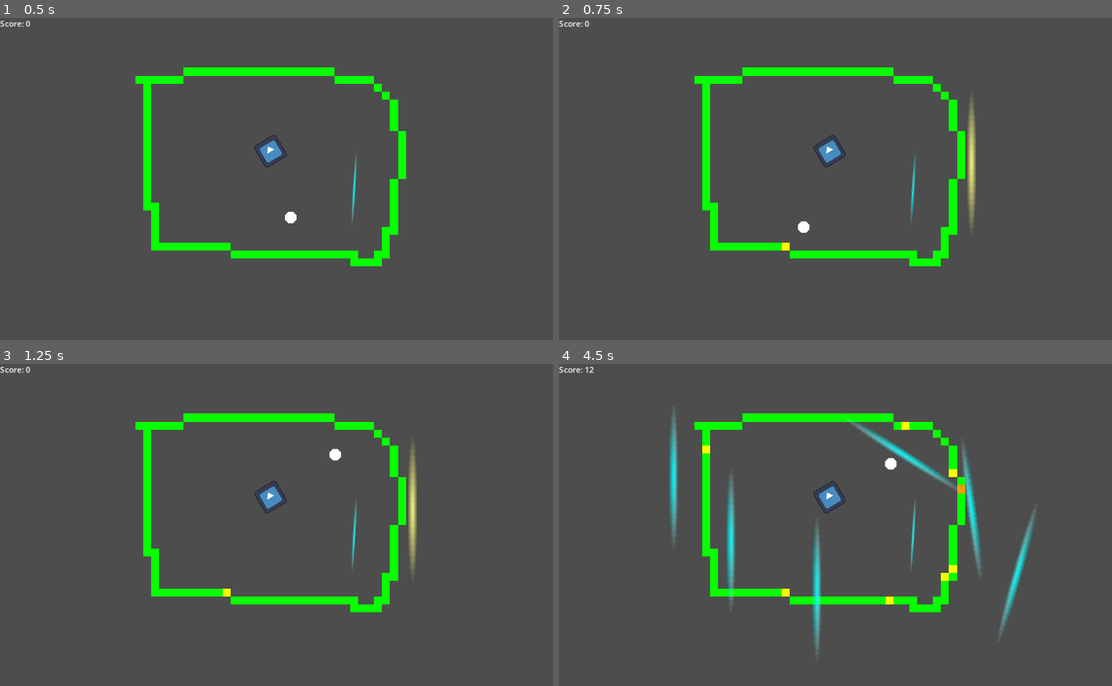
Above: before the commit, frames 1-4 (two rows, left to right).
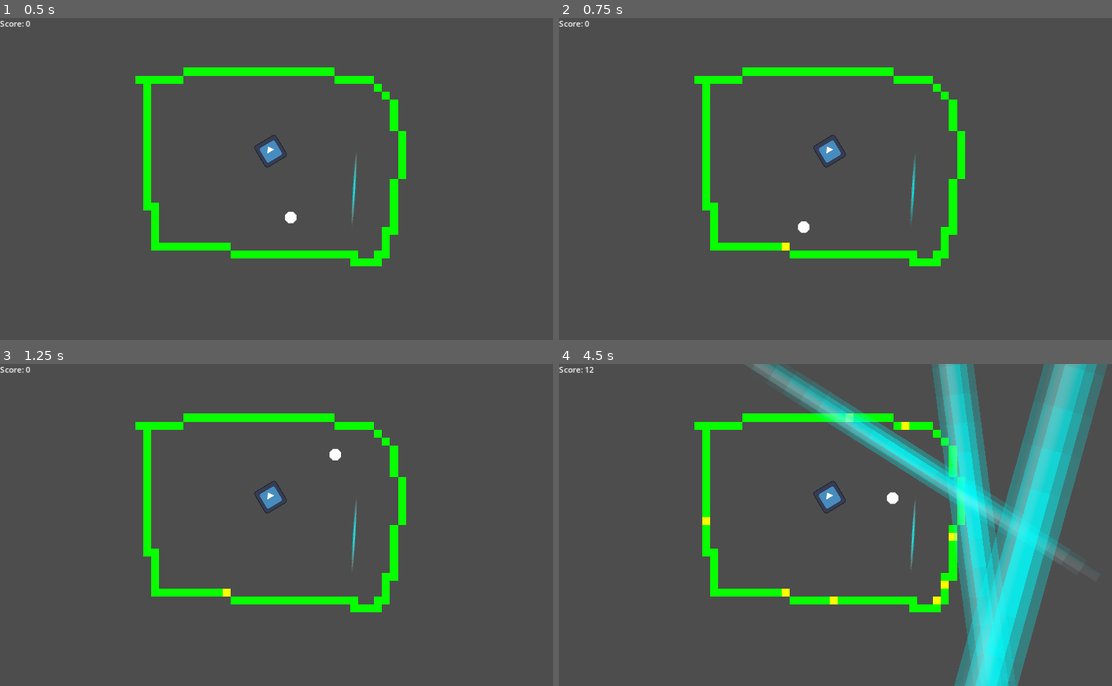
Above: after the commit, the same moments.

Repository: sparkworm/Jameplay2025
Game: Godot game, scene res://scenes/main.tscn
Two runs of this game, one before a commit and one after it. Both use one fixed random seed, a clock stepped at 60 frames per second and the inputs below. The engine's default icon, where the game draws it, is replaced by a stand-in: a white triangle on a blue panel in a dark square.
Inputs (mouse positions are in pixels of both pictures, inside the frame that each line leads up to):
- Up to frame 1 (0.5 s): no input
- Up to frame 2 (0.75 s): move the mouse to (973, 162) at 0.52 s; press the mouse at (973, 162) at 0.53 s
- Up to frame 3 (1.25 s): no input
- Up to frame 4 (4.5 s): move the mouse to (730, 541) at 1.27 s; release the mouse at (730, 541) at 1.28 s; right-click (730, 541) at 1.35 s; click (730, 541) at 1.55 s; move the mouse to (901, 454) at 2.02 s; press the mouse at (901, 454) at 2.03 s; move the mouse to (818, 589) at 2.77 s; release the mouse at (818, 589) at 2.78 s; click (818, 589) at 2.85 s; move the mouse to (1017, 573) at 3.52 s; press the mouse at (1017, 573) at 3.53 s; right-click (1017, 573) at 3.6 s; move the mouse to (675, 476) at 4.27 s; release the mouse at (675, 476) at 4.28 s; click (675, 476) at 4.35 s

Frame 1 is identical in both runs. In frame 2, 0.5% of the frame differs, in the area x 73-76%, y 24-66%; in frame 3, 0.5%; in frame 4, 22%, in the area x 19-100%, y 0-100%.

Commit message:
Added barrier scaling logic

Diff:
--- a/scenes/parent/level.gd
+++ b/scenes/parent/level.gd
@@ -3,6 +3,7 @@
 extends GameScene
 
 @export var barrier: PackedScene
+@export var scale_factor: float = 50.0
 
 @onready var player_barriers: Node = $PlayerBarriers
 @onready var barrier_detector: RayCast2D = $BarrierDetector
@@ -16,6 +17,7 @@
 		place_barrier(get_local_mouse_position())
 	elif Input.is_action_pressed("place_barrier"):
 		update_barrier_angle()
+		update_barrier_scale()
 	if Input.is_action_just_released("place_barrier"):
 		last_barrier.enable()
 		last_barrier = null
@@ -48,3 +50,8 @@
 func update_barrier_angle() -> void:
 	if last_barrier:
 		last_barrier.look_at(get_local_mouse_position())
+
+func update_barrier_scale() -> void:
+	var distance = last_barrier.position.distance_to(get_local_mouse_position())
+	distance /= scale_factor
+	last_barrier.scale = Vector2(distance,distance)
